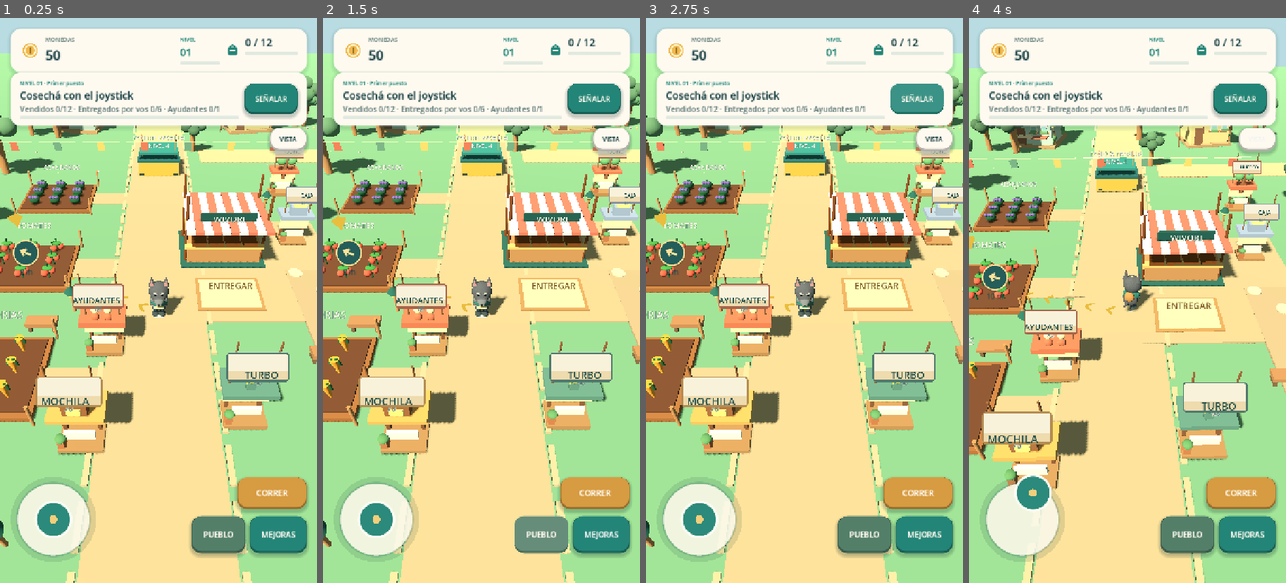
Above: before the commit, frames 1-4 (left to right).
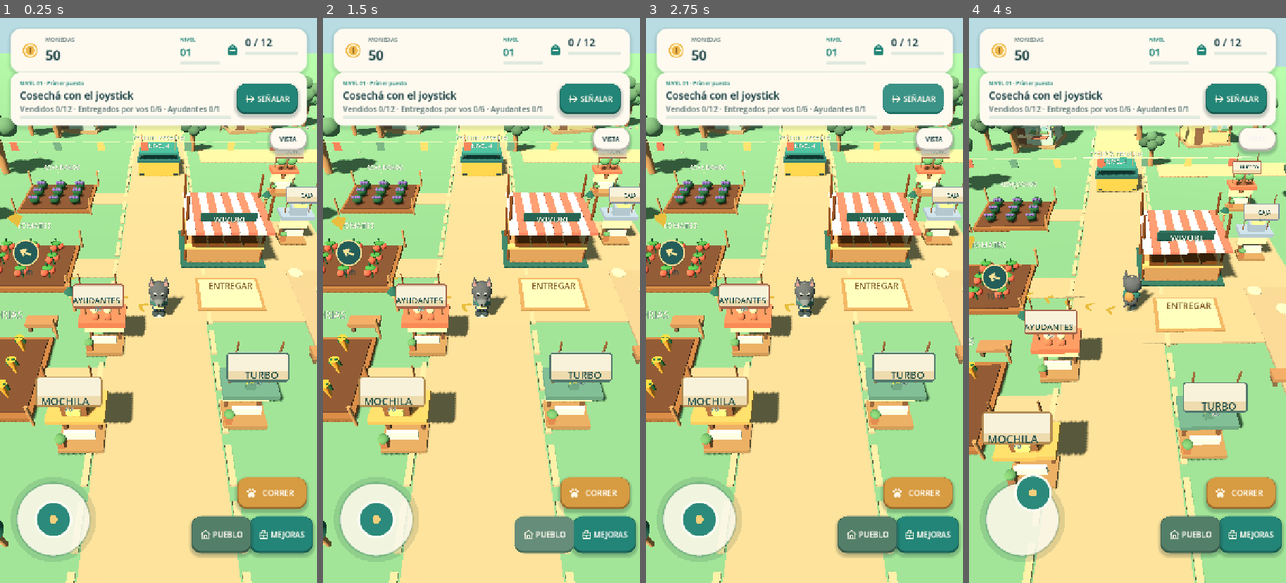
Above: after the commit, the same moments.

Repository: alejandropemamartinez-crypto/WivoriTrails
Game: Godot game, scene res://Main.tscn
Same seed, same stepped clock (60 frames per second), same inputs: the game is played once before the commit and once after it.
Inputs (mouse positions are in pixels of both pictures, inside the frame that each line leads up to):
- Up to frame 1 (0.25 s): no input
- Up to frame 2 (1.5 s): click "MEJORAS" at 0.5 s; click "PUEBLO" at 1.25 s
- Up to frame 3 (2.75 s): click "SEÑALAR" at 2 s
- Up to frame 4 (4 s): click "VISTA" at 2.75 s; tap Enter at 3.5 s; drag from (1022, 520) to (1159, 176) at 3.52 s

The runs differ from the first frame. In frame 1, 1.1% of the frame differs, in the area x 63-100%, y 11-96%; in frame 2, 1.0%; in frame 3, 1.0%; in frame 4, 1.1%.

Commit message:
Give high-contrast custom SVG icons to all main touch actions

Diff:
--- a/scripts/hud.gd
+++ b/scripts/hud.gd
@@ -76,6 +76,12 @@
 	node.custom_minimum_size=dimensions
 	return node
 
+func action_icon(index: int) -> Texture2D:
+	var tile:=AtlasTexture.new()
+	tile.atlas=load("res://assets/ui/action_icons.svg")
+	tile.region=Rect2(index*24,0,24,24)
+	return tile
+
 func button(text_: String, color_: Color=TEAL, font_size_: int=21) -> Button:
 	var node := TouchButtonScript.new()
 	node.text=text_
@@ -159,7 +165,7 @@
 	mission_detail=label("",17,MUTED); mission_detail.autowrap_mode=TextServer.AUTOWRAP_WORD_SMART
 	mission_detail.custom_minimum_size=Vector2(370,0); mission_column.add_child(mission_detail)
 	mission_progress=progress(); mission_column.add_child(mission_progress)
-	guide_button=button("GUIAR",TEAL,16); guide_button.custom_minimum_size=Vector2(122,70)
+	guide_button=button("GUIAR",TEAL,16); guide_button.icon=action_icon(3);guide_button.icon_alignment=HORIZONTAL_ALIGNMENT_LEFT;guide_button.custom_minimum_size=Vector2(122,70)
 	guide_button.size_flags_vertical=Control.SIZE_SHRINK_CENTER
 	guide_button.pressed.connect(func():g._follow_objective()); mission_row.add_child(guide_button)
 
@@ -196,23 +202,24 @@
 	g.input_stick.offset_top=-252; g.input_stick.offset_bottom=-37
 	var run := button("CORRER",Color("#d79b41"),18); root.add_child(run)
 	run_button=run
+	run.icon=action_icon(2);run.icon_alignment=HORIZONTAL_ALIGNMENT_LEFT
 	run.anchor_left=1; run.anchor_right=1; run.anchor_top=1; run.anchor_bottom=1
 	run.offset_left=-182; run.offset_right=-24; run.offset_top=-240; run.offset_bottom=-168
 	run.button_down.connect(func():g.boost_active=true)
 	run.button_up.connect(func():g.boost_active=false)
-	g.shop_button=button("MEJORAS",TEAL,17); root.add_child(g.shop_button)
+	g.shop_button=button("MEJORAS",TEAL,17); g.shop_button.icon=action_icon(1);g.shop_button.icon_alignment=HORIZONTAL_ALIGNMENT_LEFT; root.add_child(g.shop_button)
 	g.shop_button.anchor_left=1; g.shop_button.anchor_right=1
 	g.shop_button.anchor_top=1; g.shop_button.anchor_bottom=1
 	g.shop_button.offset_left=-154; g.shop_button.offset_right=-24
 	g.shop_button.offset_top=-152; g.shop_button.offset_bottom=-68
 	g.shop_button.pressed.connect(func():g._toggle_shop())
-	town_button=button("PUEBLO",Color("#537f69"),17); root.add_child(town_button)
+	town_button=button("PUEBLO",Color("#537f69"),17);town_button.icon=action_icon(0);town_button.icon_alignment=HORIZONTAL_ALIGNMENT_LEFT;root.add_child(town_button)
 	town_button.anchor_left=1; town_button.anchor_right=1; town_button.anchor_top=1; town_button.anchor_bottom=1
 	town_button.offset_left=-286; town_button.offset_right=-163
 	town_button.offset_top=-152; town_button.offset_bottom=-68
 	town_button.pressed.connect(func():g._toggle_build_mode())
 
-	intercept_button=button("AHUYENTAR",Color("#b55d50"),19); root.add_child(intercept_button)
+	intercept_button=button("AHUYENTAR",Color("#b55d50"),19);intercept_button.icon=action_icon(4);intercept_button.icon_alignment=HORIZONTAL_ALIGNMENT_LEFT;root.add_child(intercept_button)
 	intercept_button.anchor_left=1; intercept_button.anchor_right=1; intercept_button.anchor_top=1; intercept_button.anchor_bottom=1
 	intercept_button.offset_left=-286; intercept_button.offset_right=-24; intercept_button.offset_top=-330; intercept_button.offset_bottom=-254
 	intercept_button.pressed.connect(func():g._intercept())
